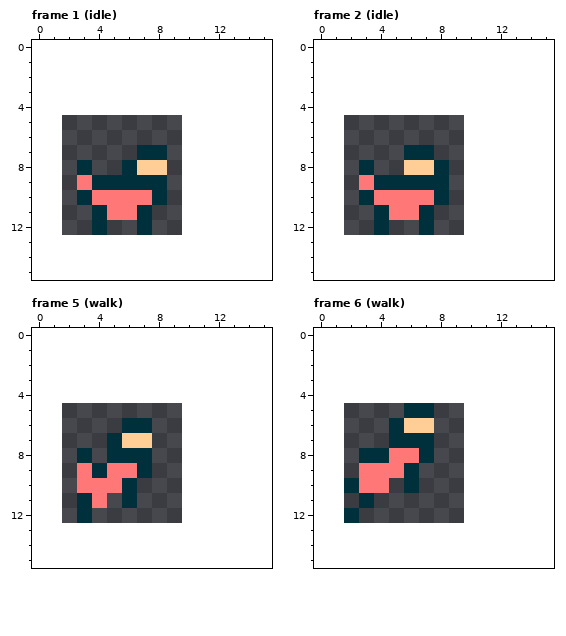
File history of a pixel-art file, assets/spritesheets/hound.aseprite. This is how it looked before the edit.
8x8 pixels, 15 frames. Shown: frame 1 (idle), frame 2 (idle), frame 5 (walk), frame 6 (walk). The old version is drawn lined up with the new one, on the new canvas. The commit also changed other frames, which this record leaves out.
Once edited:
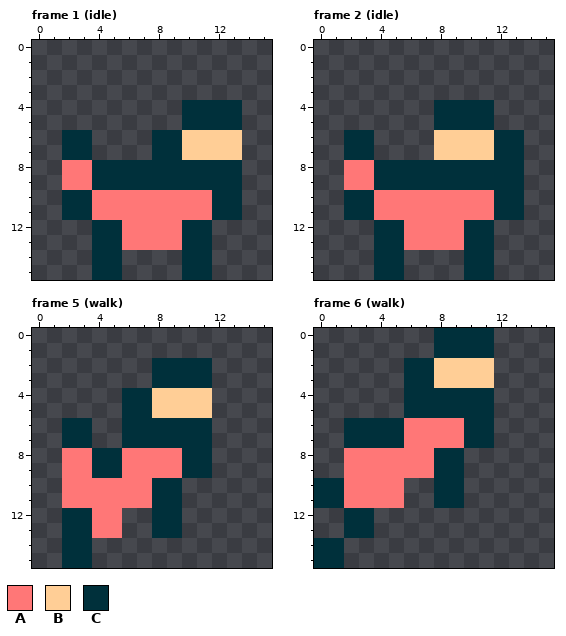
Palette (. is transparent): A #ff7777  B #ffce96  C #00303b
Change:
canvas 8x8 -> 16x16, the old top-left corner now at 2,5
Changed rows in their new state; - is an unchanged pixel.
Frame 1 (idle):
first column x 2:
 4 --------CCCC
 5 --------CCCC
 6 CC----CCBBBB
 7 CC---.-CBBBB
 8 AACC-CCCCCCC
 9 A------CCCCC
10 C-----AAAACC
11 CCA--AAAAACC
12 ---CAAAACC--
13 --CCAAAACC--
14 --CC----CC--
15 --CC----CC--
Frame 2 (idle):
first column x 2:
 4 ------CCCC--
 5 ------CCCC--
 6 CC----BBBBCC
 7 CC--..BBBBCC
 8 AACCCC-CCCCC
 9 A------CCCCC
10 C-----AAAACC
11 CCA--AAAAACC
12 ---CAAAACC--
13 --CCAAAACC--
14 --CC----CC--
15 --CC----CC--
Frame 5 (walk):
first column x 2:
 2 ------CCCC
 3 ------CCCC
 4 ----CCBBBB
 5 ----CCBBBB
 6 CC----CCCC
 7 CC-.CCCCCC
 8 AAC-AAAACC
 9 A--C-AAACC
10 A---AACC--
11 AA-AAACC--
12 C-AA--CC--
13 CCAA--CC--
14 CC--------
15 CC--------
Frame 6 (walk):
first column x 0:
 0 --------CCCC
 1 --------CCCC
 2 ------CCBBBB
 3 ------CCBBBB
 4 ------CCCCCC
 5 --------CCCC
 6 --CCC-AAAACC
 7 --CCC-AAAACC
 8 --AAA--ACC--
 9 --A---AACC--
10 CCA--A.-CC--
11 CCAAAA--CC--
12 ---C--------
13 --CC--------
14 CC----------
15 CC----------
Where, in picture pixels (left, top, right, bottom), the same in both pictures:
changed: (62, 100, 242, 280)
changed: (344, 100, 524, 280)
changed: (62, 358, 212, 568)
changed: (314, 328, 494, 568)
